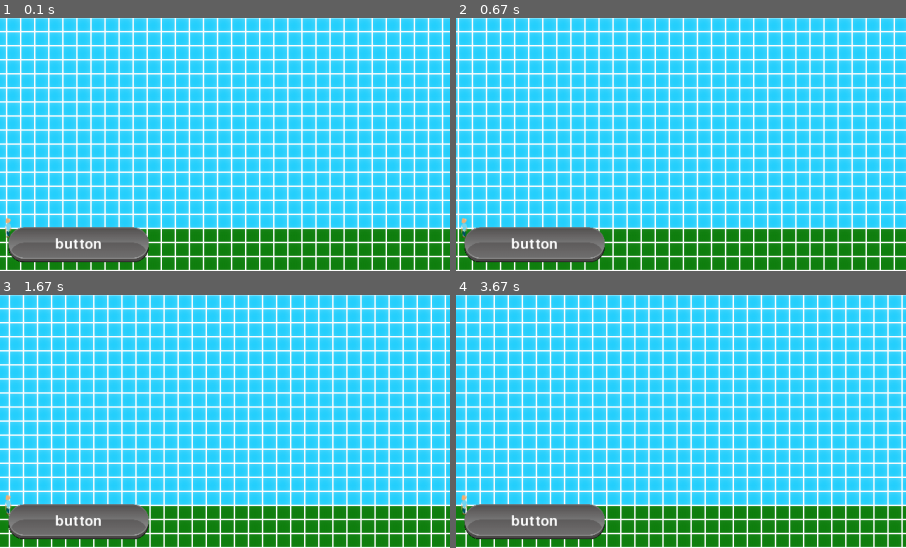
Above: before the commit, frames 1-4 (two rows, left to right).
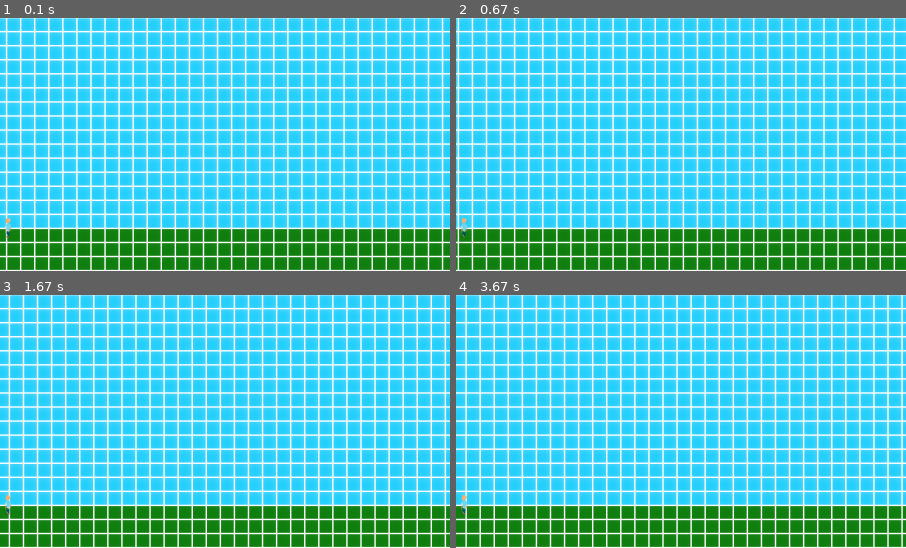
Above: after the commit, the same moments.

Repository: fuyther/pygame_project
Game: pygame game, started from main.py
Two runs of this game, one before a commit and one after it. Both use one fixed random seed, a clock stepped at 60 frames per second and the inputs below.
Inputs:
- Up to frame 1 (0.1 s): no input
- Up to frame 2 (0.67 s): hold D from 0.33 s (still down)
- Up to frame 3 (1.67 s): release D at 0.8 s; hold D 0.83-1.3 s; hold A from 1.33 s (still down)
- Up to frame 4 (3.67 s): release A at 1.87 s; hold A 1.9-2.3 s; tap 7 at 3 s; hold A from 3.33 s (still down); tap 6 at 3.48 s
The pictures show only the part of the screen within x 49-99%, y 9-59%; the shares and areas given below are measured in that part.

The runs differ from the first frame. In frame 1, 4.1% of the frame differs, in the area x 1-34%, y 82-97%; in frame 2, 4.1%; in frame 3, 4.1%; in frame 4, 4.1%.

Commit message:
inventory_expanded

Diff:
--- a/main.py
+++ b/main.py
@@ -30,6 +30,7 @@
     def __init__(self, x, y):
         super(Character, self).__init__(x, y)
         self.hp = 10
+        self.hunger = 10
         self.height = 30
         self.weight = 10
         self.color = (245, 245, 220)
@@ -64,9 +65,15 @@
 
 
 class Inventory:
-    def __init__(self):
+    def __init__(self, character):
+        self.char = character
         self.lst = [_ for _ in range(1, 9)]
         self.equipped = 0
+        self.opened = False
+        self.image = load_image("inventory.png")
+        self.rect = self.image.get_rect()
+        self.rect.x = (1280 - 800)/2
+        self.rect.y = (720 - 700)/2
 
     def draw(self, scren):
         for i in range(len(self.lst)):
@@ -75,12 +82,16 @@
             pygame.draw.rect(scren, (255, 255, 255), (320 + i * 80, 640, 80, 80), 3)
             if self.equipped == i:
                 pygame.draw.rect(scren, (255, 255, 255), (320 + i * 80, 640, 80, 80), 10)
+        if self.opened:
+            scren.blit(self.image, self.rect)
+            pygame.draw.rect(scren, pygame.Color("red"), (286, 66, int(300 * (self.char.hp / 10)), 20))
+            pygame.draw.rect(scren, pygame.Color("orange"), (286, 105, int(300 * (self.char.hunger / 10)), 20))
 
     def open(self):
-        pass
+        self.opened = True
 
     def close(self):
-        pass
+        self.opened = False
 
 
 class Button(pygame.sprite.Sprite):
@@ -115,12 +126,11 @@
 all_sprites = pygame.sprite.Group()
 main_char = Character(2, 2)
 clock = pygame.time.Clock()
-button = Button("button", "", 640, 360, screen)
 screen.fill((255, 255, 255))
 world1 = World()
 world1.append("main_char", (main_char, main_char.x + 500*20, - main_char.y + 500*20))
 running = True
-inventory = Inventory()
+inventory = Inventory(main_char)
 # для упрошения кода
 w, h = pygame.display.get_surface().get_size()
 ch_w = main_char.weight
@@ -163,6 +173,11 @@
                 inventory.equipped = 6
             elif event.key == pygame.K_8:
                 inventory.equipped = 7
+            elif event.key == pygame.K_e:
+                if inventory.opened:
+                    inventory.close()
+                else:
+                    inventory.open()
         if event.type == pygame.KEYUP:
             # при отжатии в горизонтальные переменные = 0
             if event.key == pygame.K_d:
@@ -172,11 +187,12 @@
                 main_char.v_h = 0
                 main_char.a_h = 0
         if event.type == pygame.MOUSEBUTTONDOWN:
-            cell = int(world1.lst_objects["main_char"][1] + event.pos[0] - 640)//20, int(world1.lst_objects["main_char"][2] + event.pos[1] - 360)//20
-            if event.button == 1:
-                world1.table[cell[1], cell[0]] = 0
-            elif event.button == 3:
-                world1.table[cell[1], cell[0]] = inventory.equipped + 1
+            if not inventory.opened:
+                cell = int(world1.lst_objects["main_char"][1] + event.pos[0] - 640)//20, int(world1.lst_objects["main_char"][2] + event.pos[1] - 360)//20
+                if event.button == 1:
+                    world1.table[cell[1], cell[0]] = 0
+                elif event.button == 3:
+                    world1.table[cell[1], cell[0]] = inventory.equipped + 1
     # проверка на то что игрок стоит на земле или же в воздухе
     try:
         if world1.table[500 - int(main_char.y // 20) - 2][int(main_char.x // 20) + 500] != 0:
@@ -191,12 +207,13 @@
                 main_char.v_h = 0
         if world1.table[500 - int(main_char.y // 20)][int(main_char.x // 20) + 500] != 0:
             main_char.status = "on_ground"
+            if main_char.v_v < 0:
+                main_char.hp += int(main_char.v_v / 400)
+            if main_char.hp < 0:
+                main_char.hp = 0
             main_char.a_v = 0
             if main_char.direction[1] != 0:
                 main_char.v_v = 0
-            main_char.hp -= main_char.v_v // 40
-            if main_char.hp < 0:
-                main_char.hp = 0
         elif world1.table[500 - int(main_char.y // 20)][int(main_char.x // 20) + 500] == 0:
             main_char.status = "in_air"
             # его вертикальное ускорение = g
@@ -231,13 +248,11 @@
                 int(world1.lst_objects["main_char"][1] / 20) + (j - 33)]
             screen.blit(objects[cell], (int((j - 1)*20 - main_char.x % 20), int((i - 1)*20 + main_char.y % 20)))
     # отрисовка персонажа
-    screen.blit(button.image, button.rect)
     screen.blit(character, (w // 2 - ch_w // 2, h // 2 - ch_h // 2))
 
     inventory.draw(scren=screen)
     pygame.display.flip()
     # лог для проверки достоверности того что мы видем
-    print(clock.get_time(), main_char.y, main_char.x, main_char.v_v, main_char.v_h, main_char.a_v, main_char.status,
-          main_char.hp)
+    print(main_char.v_v)
     clock.tick(60)
 pygame.quit()
Binary file added: data/inventory.png
